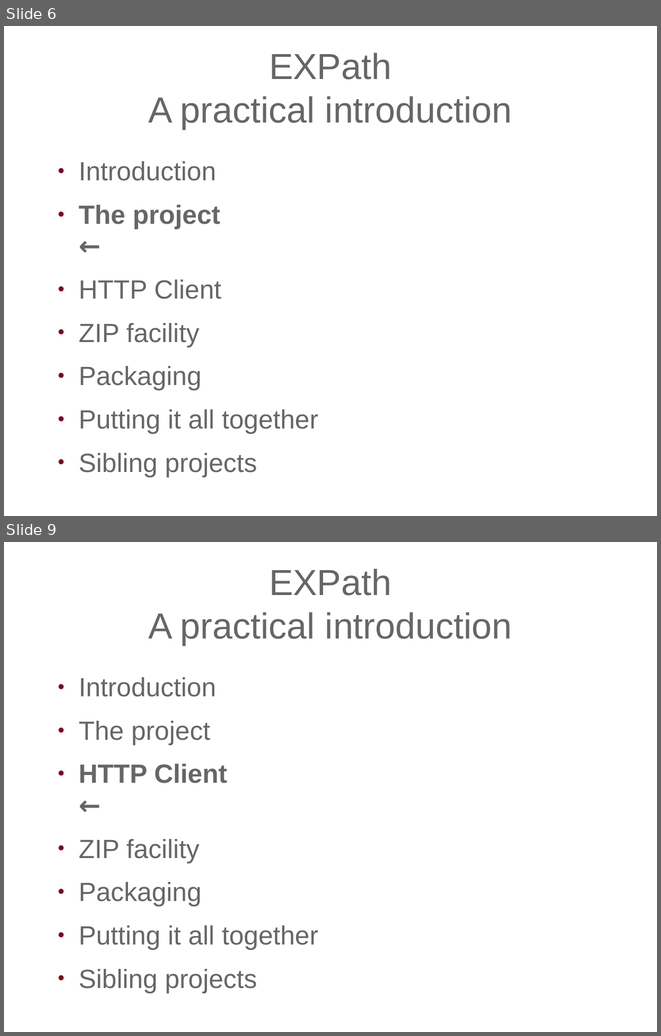
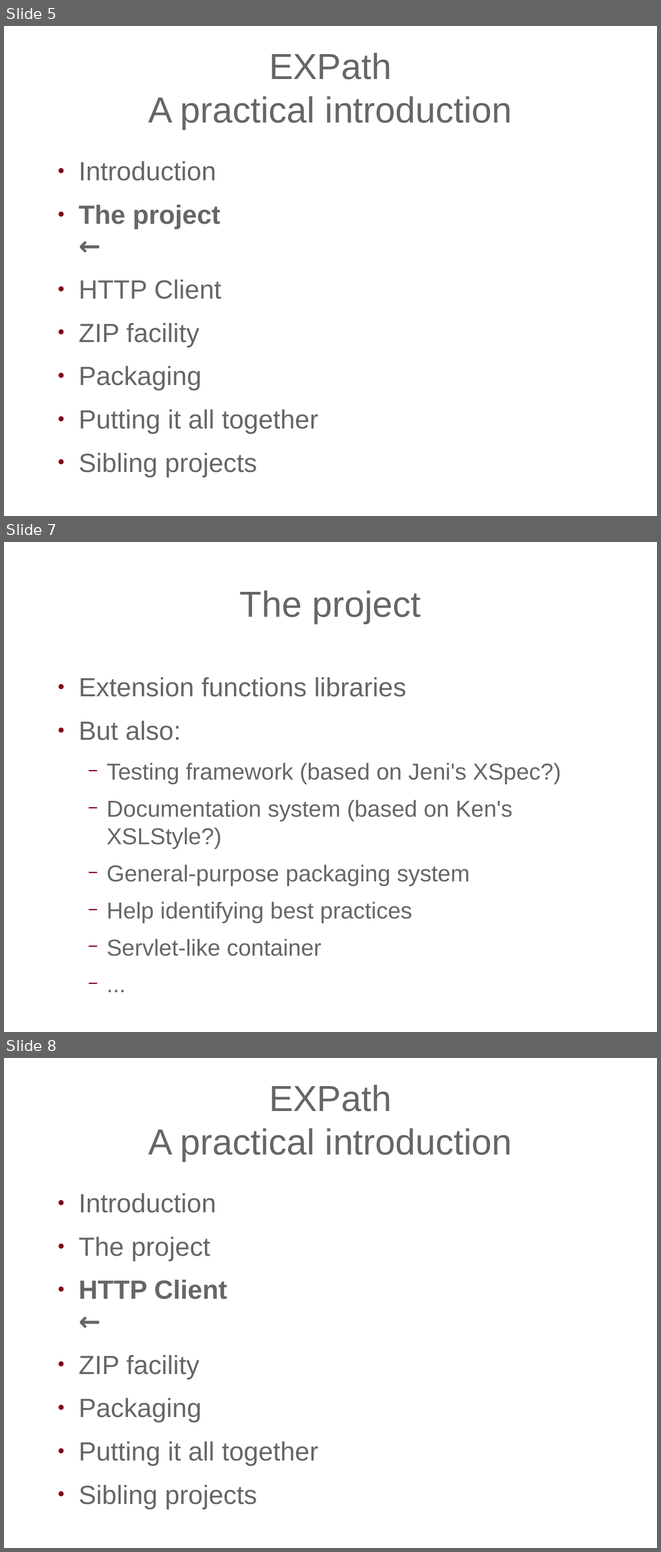
Before and after one commit to expath/expath-www, a slide deck: misc/2009-balisage/presentation/balisage-expath.odp. Shown one above the other, each under a label of ours: slides 6 and 9 before the commit, slides 5, 7 and 8 after it; the slides between them are not shown. The pictures are 661x1036 and 661x1552 pixels, drawn with LibreOffice and Linux fonts; fonts in the diff are those of the drawing; background and template pictures are left out. Boxes give left, top, right and bottom in pixels: in the first picture for what was removed or moved away, otherwise in the second. Text is boxed around its words. In the diff, an @@ line names an element or a change of style, - is before the commit and + after.

```diff
--- a/misc/2009-balisage/presentation/balisage-expath.odp
+++ b/misc/2009-balisage/presentation/balisage-expath.odp
@@ slide 7 added at [4, 542, 657, 1032], background picture (left out) @@
@@ title added at [240, 590, 421, 623], 44 pt, text #666666 @@
+The project
@@ text added at [79, 677, 562, 956], 28 pt, text #666666 @@
+● Extension functions libraries
+● But also:
+  − Testing framework (based on Jeni's XSpec?)
+  − Documentation system (based on Ken's XSLStyle?)
+  − General-purpose packaging system
+  − Help identifying best practices
+  − Servlet-like container
+  − ...
@@ what was slide 6 is now slide 5 @@
@@ what was slide 9 is now slide 8 @@
```
Also in this commit, not shown: 3 slides changed, 7 other slides added, 2 slides removed, 1 other file.
